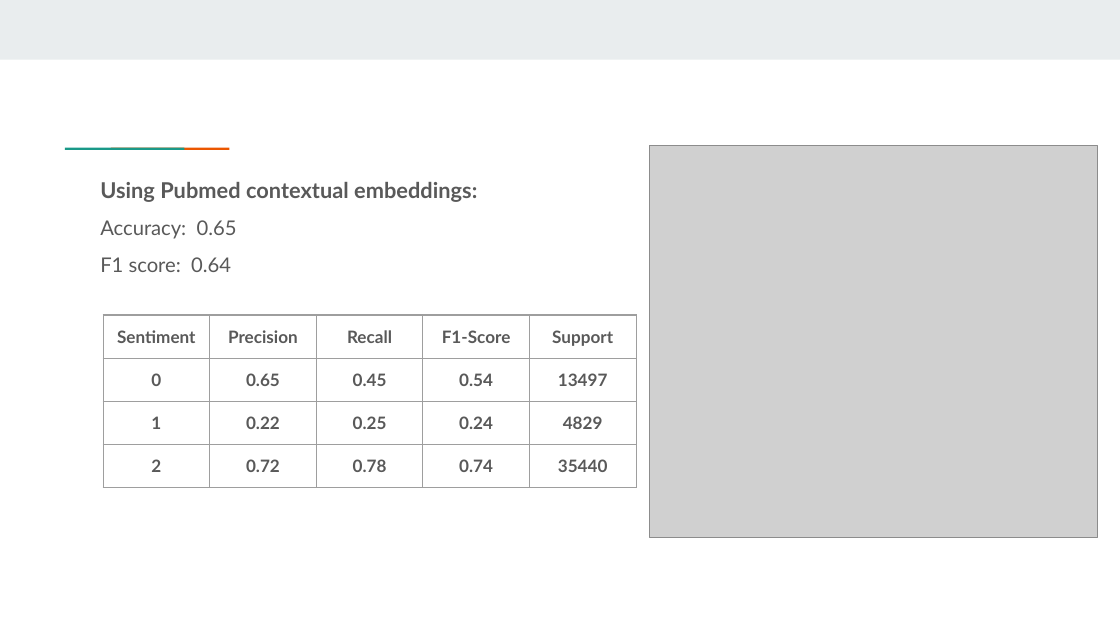
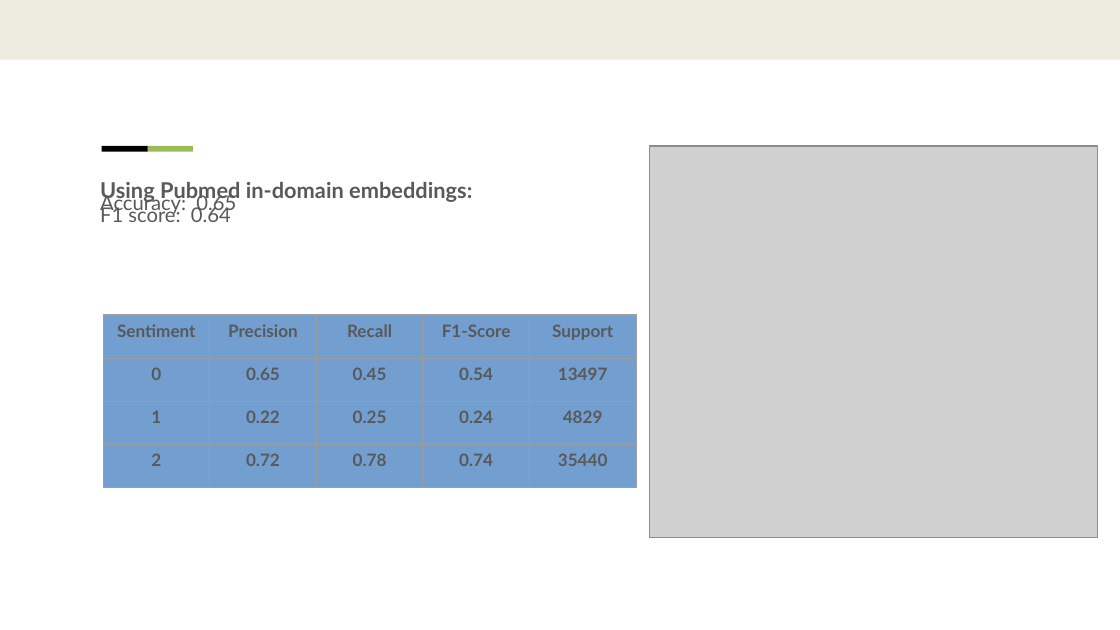
Before and after one commit to NLP-Term-Project/Sentiment-Analysis-of-Drug-reviews, a slide deck: slide 10 of NLP Project presentation.pptx. Drawn at 1120x630 pixels with LibreOffice and Linux fonts; fonts in the diff are those of the drawing; grey boxes stand for pictures. Boxes give left, top, right and bottom in pixels: in the first picture for what was removed or moved away, otherwise in the second. Text is boxed around its words. In the diff, an @@ line names an element or a change of style, - is before the commit and + after.

```diff
--- a/NLP Project presentation.pptx
+++ b/NLP Project presentation.pptx
@@ rectangle at bbox=[102, 146, 148, 151]: fill #1A9988 to #000000 @@
@@ rectangle at bbox=[147, 146, 193, 151]: fill #EB5600 to #9BBB59 @@
@@ text at bbox=[100, 182, 472, 203]: text changed @@
-Using Pubmed contextual embeddings:
+Using Pubmed in-domain embeddings:
@@ text at bbox=[100, 193, 236, 222]: less space between paragraphs @@
@@ table at bbox=[103, 315, 635, 470] @@
@@ fill none to #729FCF in 20 cells @@
@@ borders changed @@
```
Also in this commit, not shown: 26 other slides changed.
